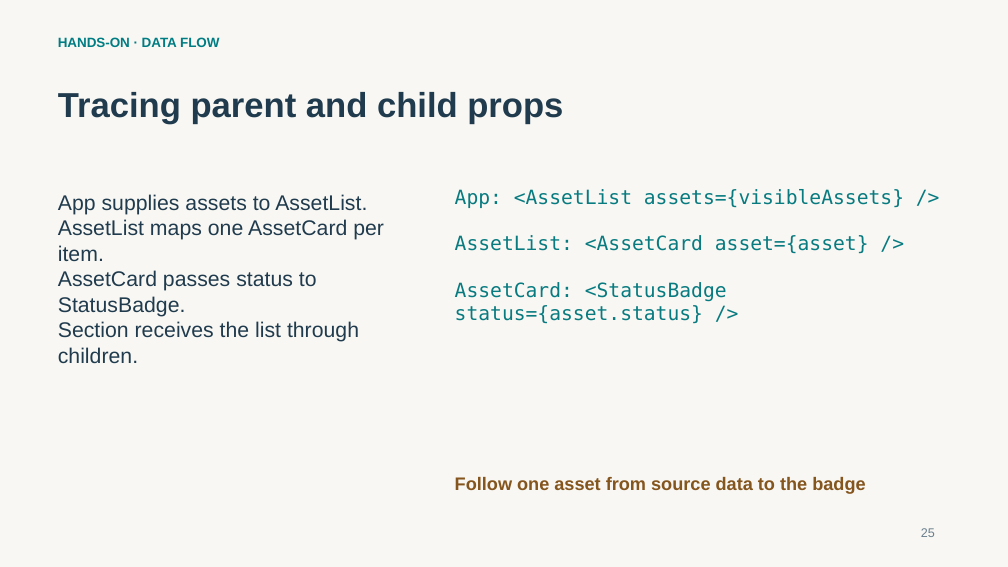
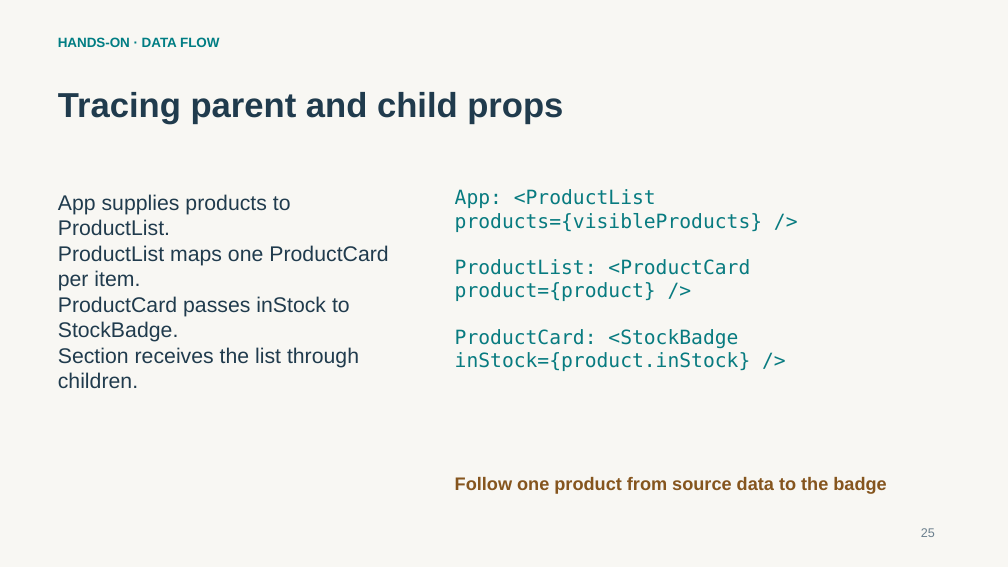
Before and after one commit to thesubhaprasad/tcs-sme-reactjs-learning, a slide deck: slide 25 of training/day-2/2_ReactJS_Day_Two_Subha_Prasad.pptx. Drawn at 1008x567 pixels with LibreOffice and Linux fonts; fonts in the diff are those of the drawing. Boxes give left, top, right and bottom in pixels: in the first picture for what was removed or moved away, otherwise in the second. Text is boxed around its words. In the diff, an @@ line names an element or a change of style, - is before the commit and + after.

Commit message:
Use Product Catalog for Day 2 components and training

```diff
--- a/training/day-2/2_ReactJS_Day_Two_Subha_Prasad.pptx
+++ b/training/day-2/2_ReactJS_Day_Two_Subha_Prasad.pptx
@@ text at bbox=[58, 194, 388, 342]: text changed @@
-App supplies assets to AssetList.
-AssetList maps one AssetCard per item.
-AssetCard passes status to StatusBadge.
+App supplies products to ProductList.
+ProductList maps one ProductCard per item.
+ProductCard passes inStock to StockBadge.
@@ text at bbox=[455, 189, 762, 371]: text changed @@
-App: <AssetList assets={visibleAssets} />
-AssetList: <AssetCard asset={asset} />
-AssetCard: <StatusBadge status={asset.status} />
+App: <ProductList products={visibleProducts} />
+ProductList: <ProductCard product={product} />
+ProductCard: <StockBadge inStock={product.inStock} />
@@ text at bbox=[455, 477, 886, 494]: text changed @@
-Follow one asset from source data to the badge
+Follow one product from source data to the badge
```
Also in this commit, not shown: 24 other slides changed, 23 other files.
